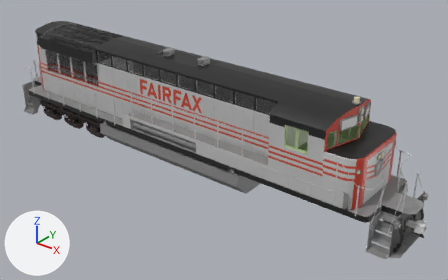
Before and after pictures for a commit that changed the Blender file 1AE-3500/blend/1AE-3500W (export).blend.
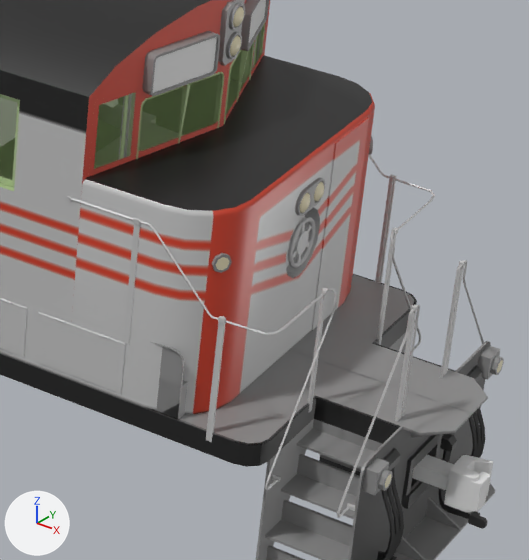
Each version appears first whole from a 50 mm camera at (21.8, -17.05, 12.24) aimed at (7.77, 0.49, 1.37), and next in a close-up on the part from 68% to 97% of the width and 38% to 88% of the height. The lights are fixed; the arrows at lower left show +X, +Y and +Z.

Names of what the first close-up shows: 'Body', 'Coupler', 'UnlitFront'.
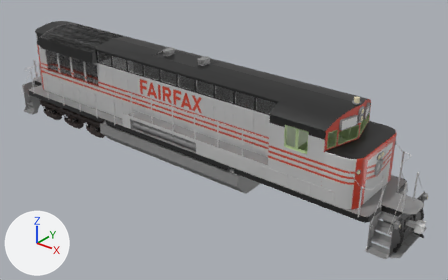
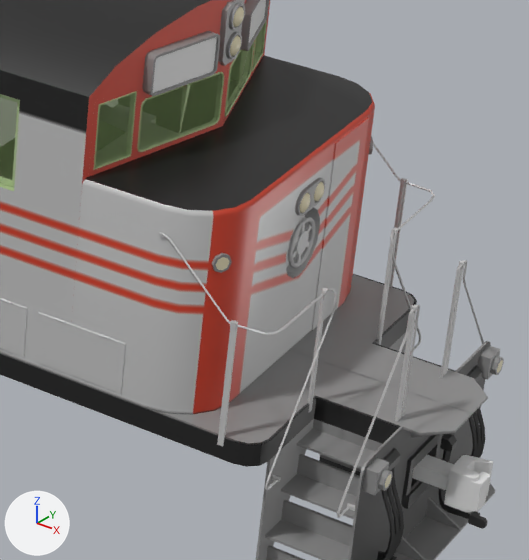
Boxes (x1, y1, x2, y2) around the edits, measured in the close-ups (529 x 560 px):
part 1 of me_cube_004, built on
    before: (0, 0, 431, 442)
part 2 of me_cube_004, recoloured
    before: (94, 83, 432, 423)

Edits to the bpy script that builds the scene:
```text
Add img_template_png_004:
    img_template_png_004 = load_image('template.png.004', '../texture/template.png', 4608, 3072, 'sRGB')
Add img_template_png_005:
    img_template_png_005 = load_image('template.png.005', '../texture/template.png', 4608, 3072, 'sRGB')
Add mat_material_004:
    mat_material_004 = principled_material('Material.004')
    mat_material_004.texture = img_template_png_004  # with its transparency
    mat_material_004.roughness = 0.4
Add mat_material_005:
    mat_material_005 = principled_material('Material.005')
    mat_material_005.texture = img_template_png_005  # with its transparency
    mat_material_005.roughness = 0.4
Change me_cube_004:
    used by ob_body; location = (6.3, 0.0, 0.14)
    remove me_cube_004.from_pydata(...)  # 11722 vertices, 9577 faces; spans x -10.1..10.1, y -1.6..1.6, z 0.2..4.7
    add me_cube_004.from_pydata(...)  # 12336 vertices, 9680 faces; spans x -10.1..10.1, y -1.6..1.6, z 0.2..4.7
    me_cube_004 part 1: 78 vertices moved within x -8.3..8.4, y -1.5..1.5, z 1.5..4.2; 379 vertices removed from x -4.2..8.4, y -1.5..1.5, z 1.4..4.0; 945 vertices added at x -9.9..9.9, y -1.5..1.5, z 0.2..4.5
    me_cube_004 part 2: 1781 faces spanning x -9.9..9.9, y -1.6..1.6, z 0.2..4.7 switch from mat_material_001 (picture img_template_png_001) to mat_material (picture img_template_png)
    add me_cube_004.materials.append(mat_material_004)  # picture img_template_png_004
    add me_cube_004.materials.append(mat_material_005)  # picture img_template_png_005
```
